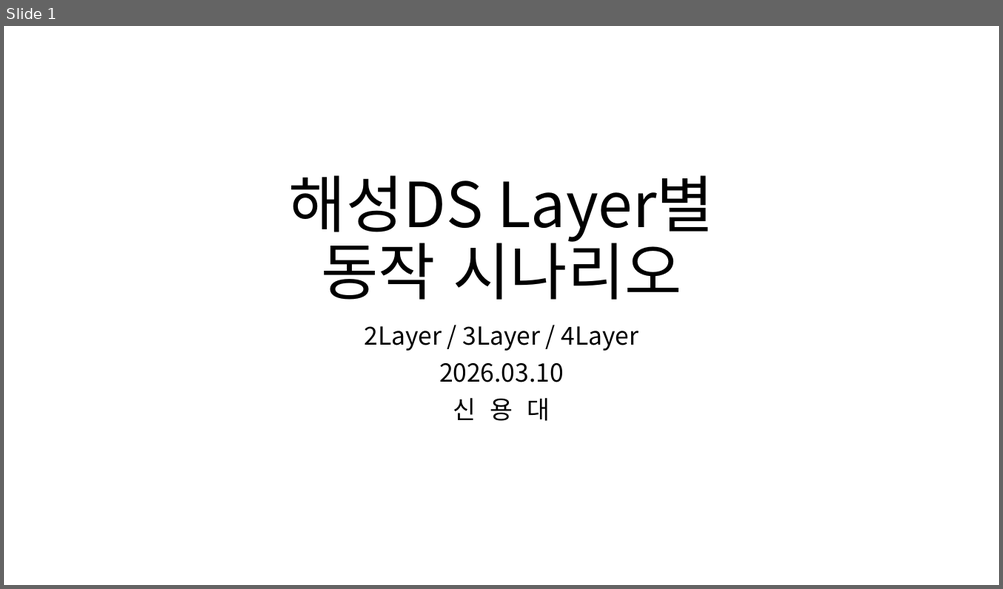
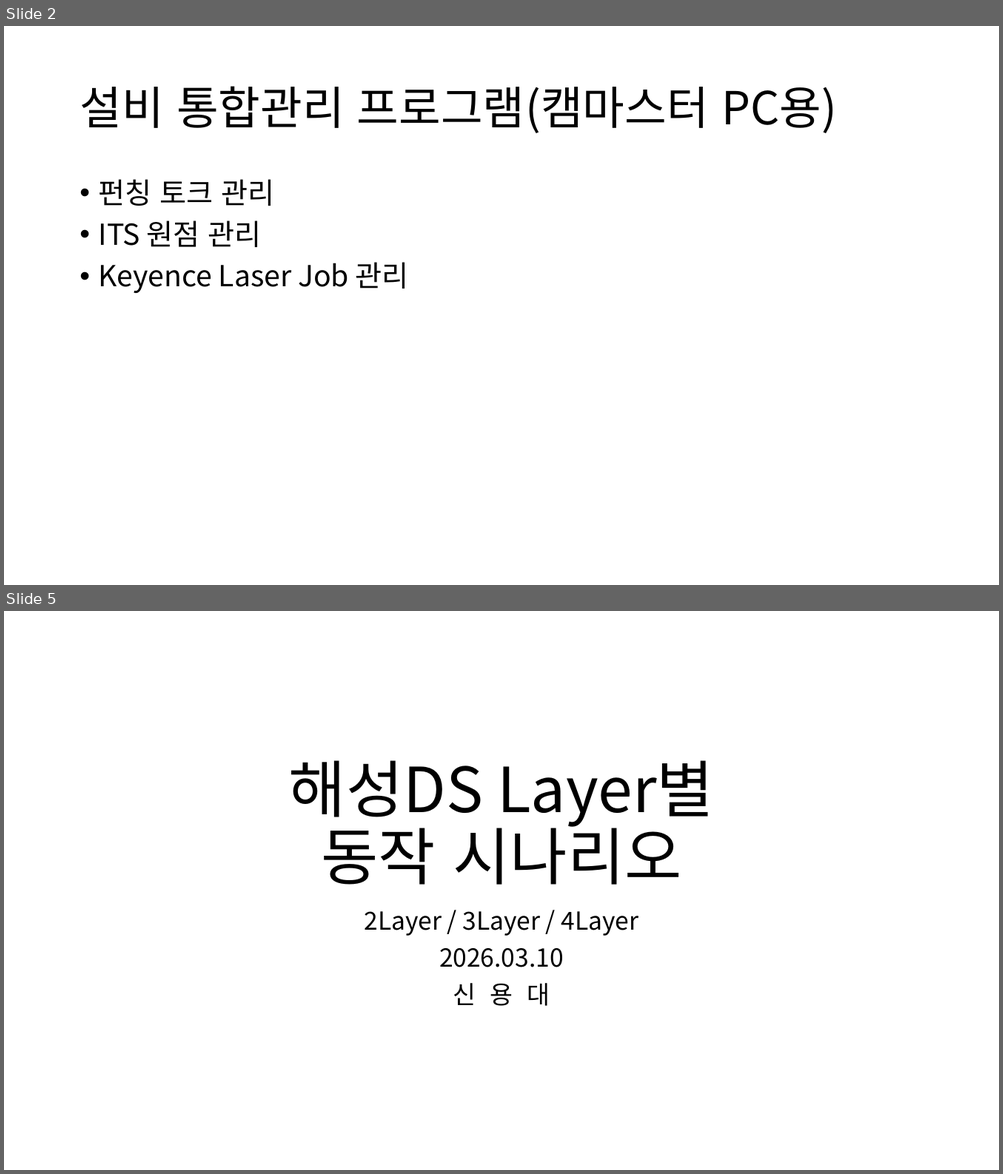
Before and after one commit to ShinYongDae/MyJob, a slide deck: 해성DS Layer별.pptx. Shown one above the other, each under a label of ours: slide 1 before the commit, slides 2 and 5 after it; the slides between them are not shown. The pictures are 1003x589 and 1003x1174 pixels, drawn with LibreOffice and Linux fonts; fonts in the diff are those of the drawing. Boxes give left, top, right and bottom in pixels: in the first picture for what was removed or moved away, otherwise in the second. Text is boxed around its words. In the diff, an @@ line names an element or a change of style, - is before the commit and + after.

```diff
--- a/해성DS Layer별.pptx
+++ b/해성DS Layer별.pptx
@@ slide 2 added at <box>4,26,999,585</box>, background #FFFFFF @@
@@ title added at <box>79,86,836,133</box>, 44 pt, text #000000 @@
+설비 통합관리 프로그램(캠마스터 PC용)
@@ text added at <box>99,179,409,293</box>, 28 pt, text #000000 @@
+• 펀칭 토크 관리
+• ITS 원점 관리
+• Keyence Laser Job 관리
@@ what was slide 1 is now slide 5 @@
```
Also in this commit, not shown: 7 other slides added, 1 other file.
